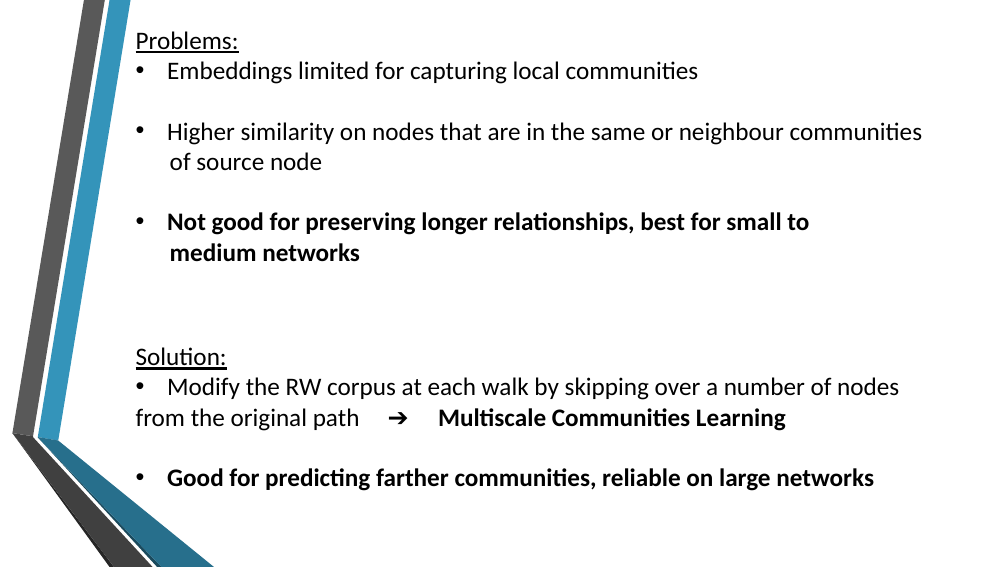
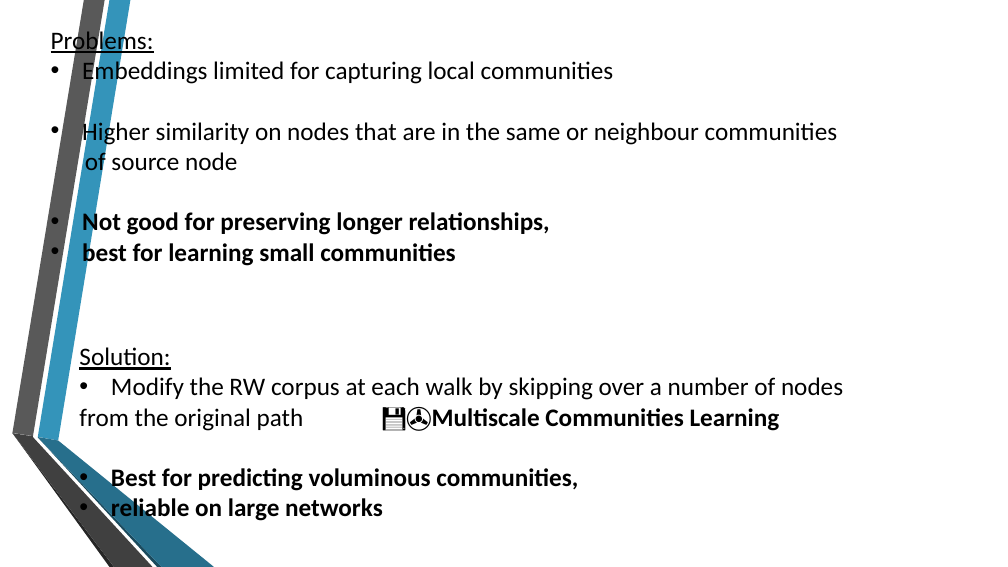
Before and after one commit to Edward326/WalkletsEmbeddings, a slide deck: slide 10 of walklets_embedding/docs/Walklets.pptx. Drawn at 1008x567 pixels with LibreOffice and Linux fonts; fonts in the diff are those of the drawing; background and template pictures are left out. Boxes give left, top, right and bottom in pixels: in the first picture for what was removed or moved away, otherwise in the second. Text is boxed around its words. In the diff, an @@ line names an element or a change of style, - is before the commit and + after.

```diff
--- a/walklets_embedding/docs/Walklets.pptx
+++ b/walklets_embedding/docs/Walklets.pptx
@@ text "Problems:": place and size @@
-text "Problems:" at [136,31,923,262]
+text "Problems:" at [51,28,838,267]
@@ text at [82,210,550,267]: text changed @@
-• Not good for preserving longer relationships, best for small to
-medium networks
+• Not good for preserving longer relationships,
+• best for learning small communities
@@ text "Solution:": place and size @@
-text "Solution:" at [136,347,899,491]
+text "Solution:" at [79,347,843,523]
@@ text at [79,407,780,523]: text changed @@
-from the original path ➔ Multiscale Communities Learning
-• Good for predicting farther communities, reliable on large networks
+from the original path 💾✇Multiscale Communities Learning
+• Best for predicting voluminous communities,
+• reliable on large networks
@@ outline redrawn in 5 elements at [38,0,131,440], [12,433,114,567], [38,437,215,567], [12,433,152,567], [38,437,161,566] @@
```
Also in this commit, not shown: 21 other slides changed, 1 slide added, 2 slides removed, 1 other file.
